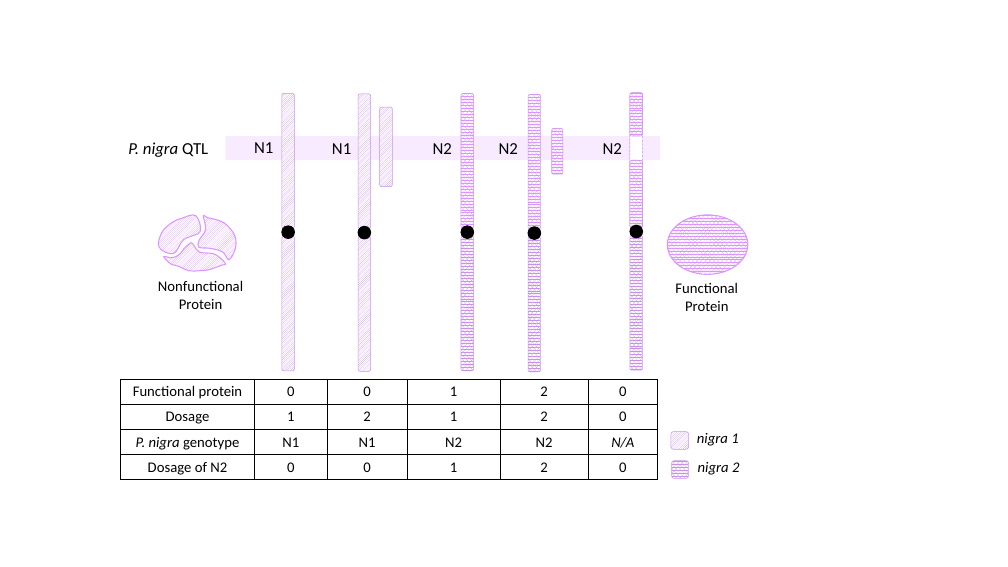
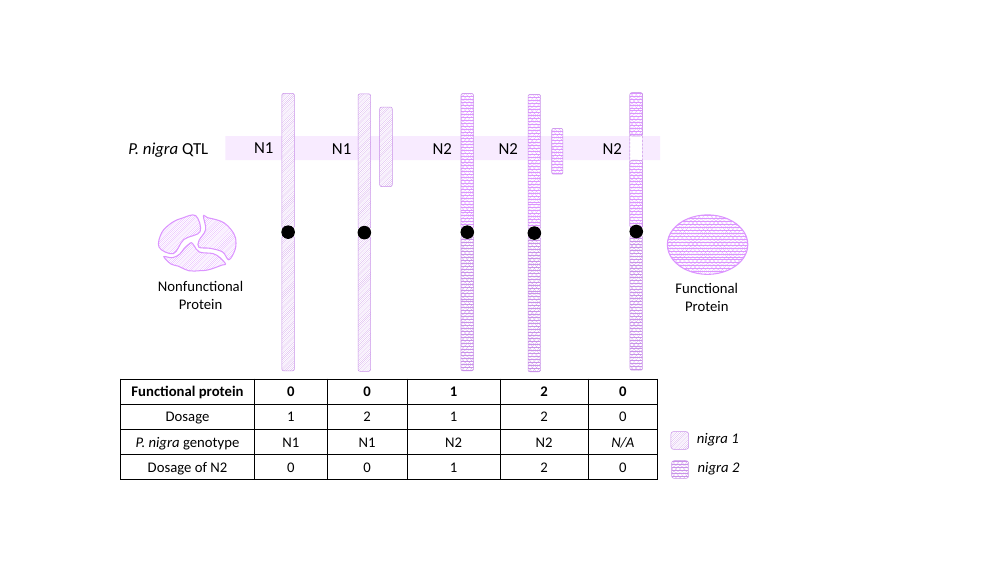
Before and after one commit to guoweier/QTL_manuscript, a slide deck: slide 10 of figures/Figures_SNPselect_phasing_20230210.pptx (slide 9 before the commit). Drawn at 1008x567 pixels with LibreOffice and Linux fonts; fonts in the diff are those of the drawing. Boxes give left, top, right and bottom in pixels: in the first picture for what was removed or moved away, otherwise in the second. Text is boxed around its words. In the diff, an @@ line names an element or a change of style, - is before the commit and + after.

```diff
--- a/figures/Figures_SNPselect_phasing_20230210.pptx
+++ b/figures/Figures_SNPselect_phasing_20230210.pptx
@@ table at (121,379,657,479) @@
@@ bold on in "Functional protein", "0", "0", "1" and 2 more places @@
```
Also in this commit, not shown: 1 other slide changed, 1 slide added, 18 other files.
